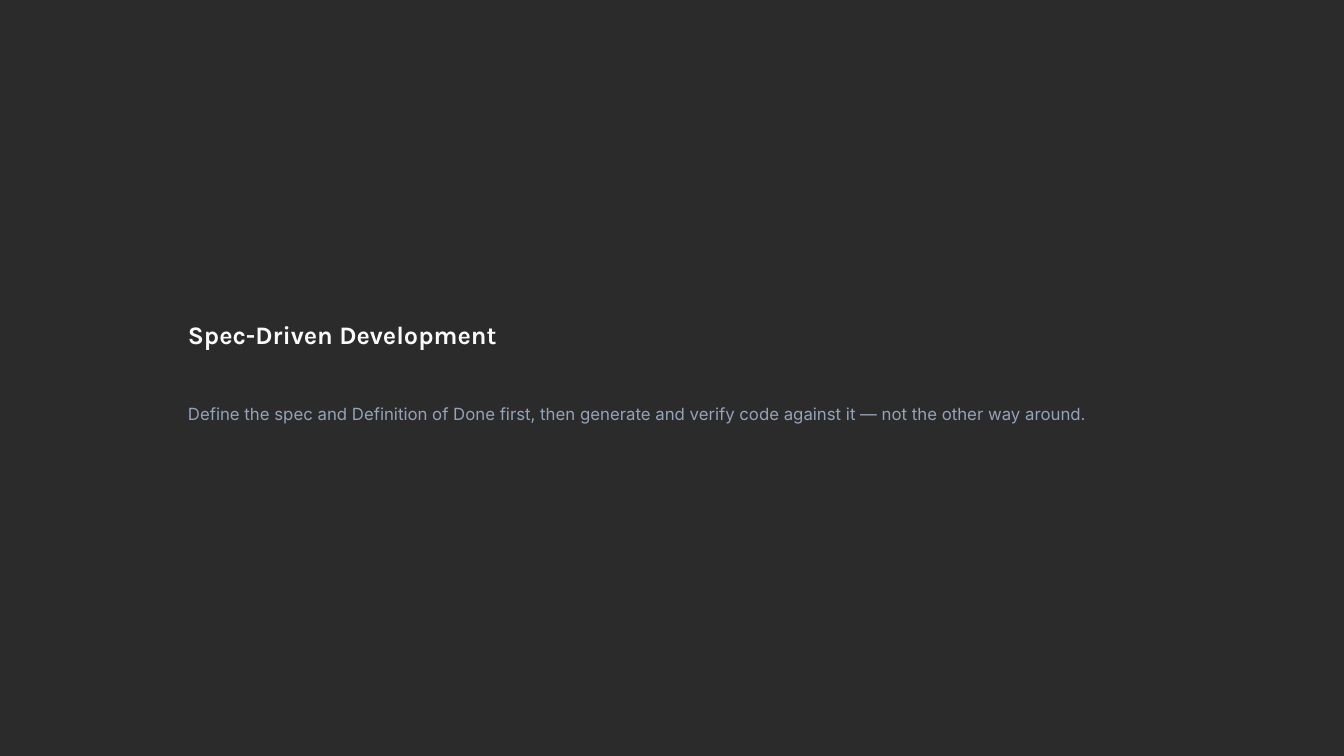
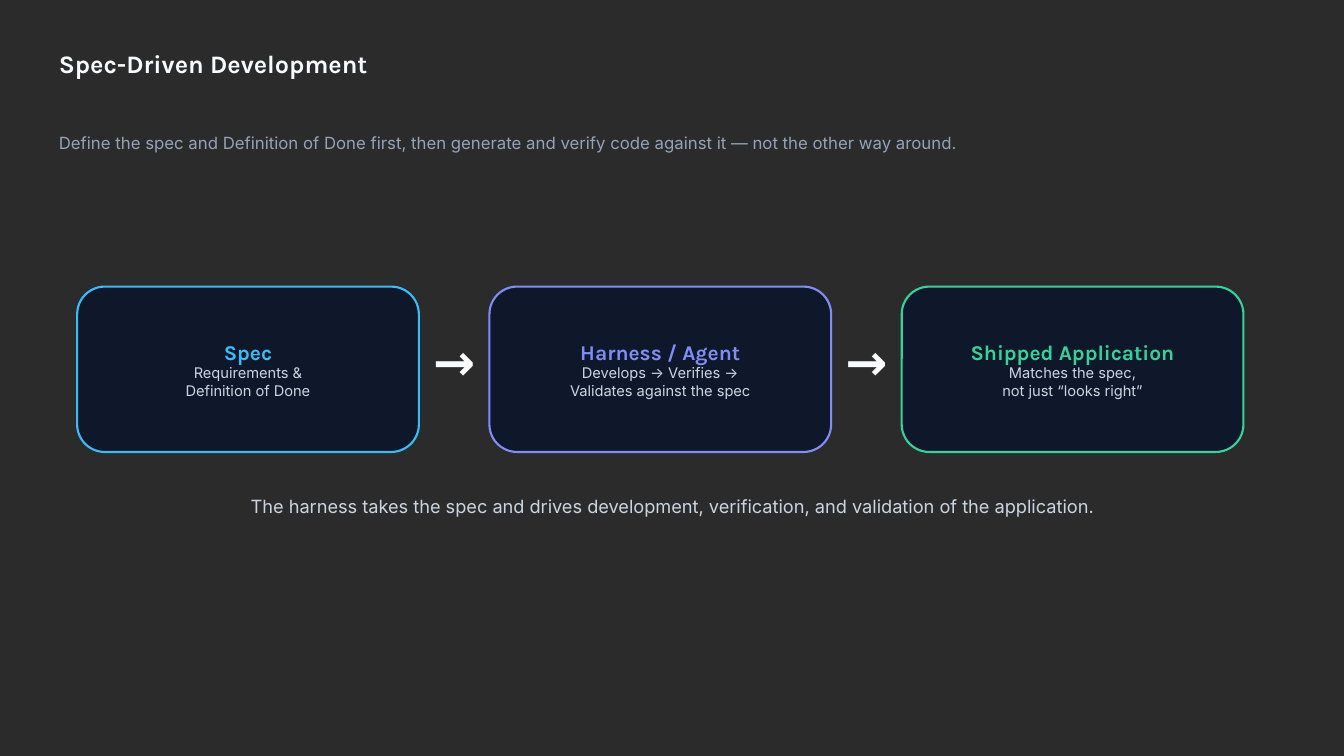
Before and after one commit to balakrishnaakuleti/harness_engineering, a slide deck: slide 5 of Harness Engineering in the Agentic Era (1).pptx. Drawn at 1344x756 pixels with LibreOffice and Linux fonts; fonts in the diff are those of the drawing; background and template pictures are left out; a plain dark background stands for a picture behind light text. Boxes give left, top, right and bottom in pixels: in the first picture for what was removed or moved away, otherwise in the second. Text is boxed around its words. In the diff, an @@ line names an element or a change of style, - is before the commit and + after.

```diff
--- a/Harness Engineering in the Agentic Era (1).pptx
+++ b/Harness Engineering in the Agentic Era (1).pptx
@@ text "Spec-Driven Development": place and size @@
-text "Spec-Driven Development" at bbox=[188, 326, 496, 350]
+text "Spec-Driven Development" at bbox=[59, 55, 367, 79]
@@ text "Define the spec and Definition ...": place and size @@
-text "Define the spec and Definition ..." at bbox=[188, 407, 1085, 424]
+text "Define the spec and Definition ..." at bbox=[59, 136, 956, 153]
@@ rounded rectangle added at bbox=[78, 286, 419, 452], fill #0F172A, outline #38BDF8 1.5 pt, 10.5 pt, text #CBD5E1 @@
+Spec
+Requirements &
+Definition of Done
@@ rounded rectangle added at bbox=[490, 286, 832, 452], fill #0F172A, outline #818CF6 1.5 pt, 10.5 pt, text #CBD5E1 @@
+Harness / Agent
+Develops → Verifies →
+Validates against the spec
@@ rounded rectangle added at bbox=[902, 286, 1244, 452], fill #0F172A, outline #34D399 1.5 pt, 10.5 pt, text #CBD5E1 @@
+Shipped Application
+Matches the spec,
+not just “looks right”
@@ text added at bbox=[421, 326, 488, 413], 36 pt, text #F8FAFC, bold @@
+→
@@ text added at bbox=[834, 326, 900, 413], 36 pt, text #F8FAFC, bold @@
+→
@@ text added at bbox=[251, 499, 1094, 517], 13 pt, text #CBD5E1 @@
+The harness takes the spec and drives development, verification, and validation of the application.
```
Also in this commit, not shown: 10 other slides changed, 4 slides added.
